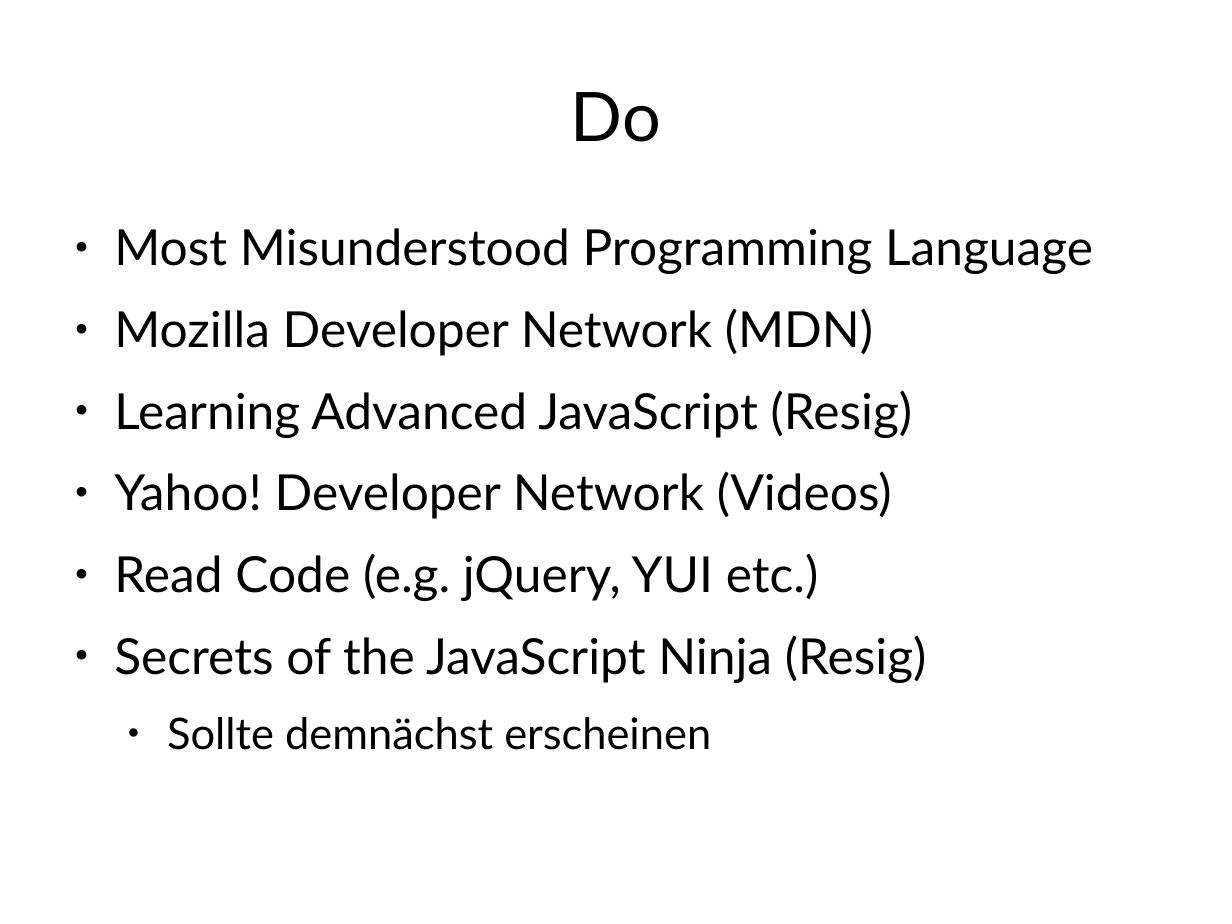
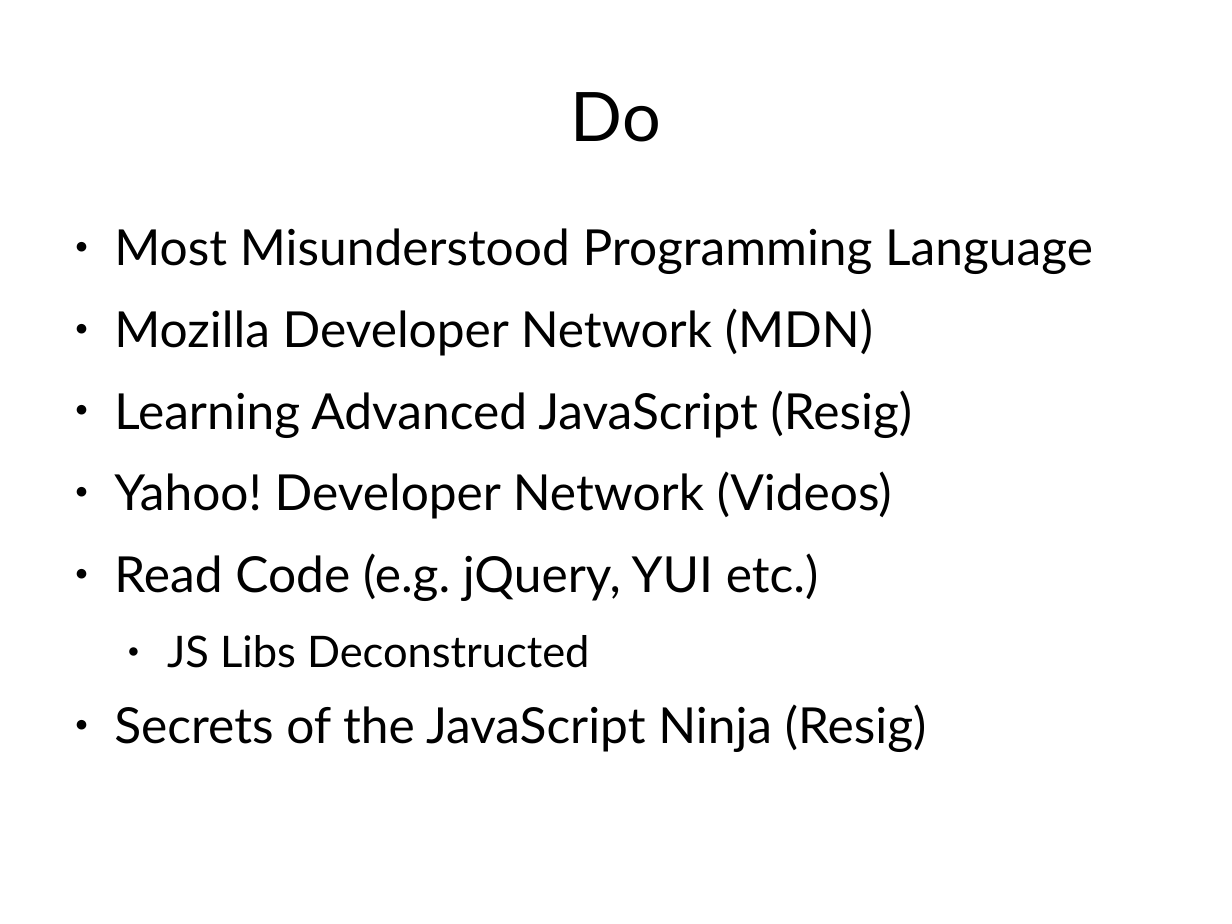
Before and after one commit to Weltraumschaf/Slides, a slide deck: slide 10 of JavaScript-Es_ist_nicht_C/JavaScript-ItsNotC.odp. Drawn at 1232x924 pixels with LibreOffice and Linux fonts; fonts in the diff are those of the drawing. Boxes give left, top, right and bottom in pixels: in the first picture for what was removed or moved away, otherwise in the second. Text is boxed around its words. In the diff, an @@ line names an element or a change of style, - is before the commit and + after.

```diff
--- a/JavaScript-Es_ist_nicht_C/JavaScript-ItsNotC.odp
+++ b/JavaScript-Es_ist_nicht_C/JavaScript-ItsNotC.odp
@@ text at bbox=[167, 635, 590, 668]: paragraph added @@
+  ● JS Libs Deconstructed
@@ text at bbox=[167, 717, 711, 750]: paragraph removed @@
-  ● Sollte demnächst erscheinen
```
Also in this commit, not shown: 6 other slides changed, 1 other file.
